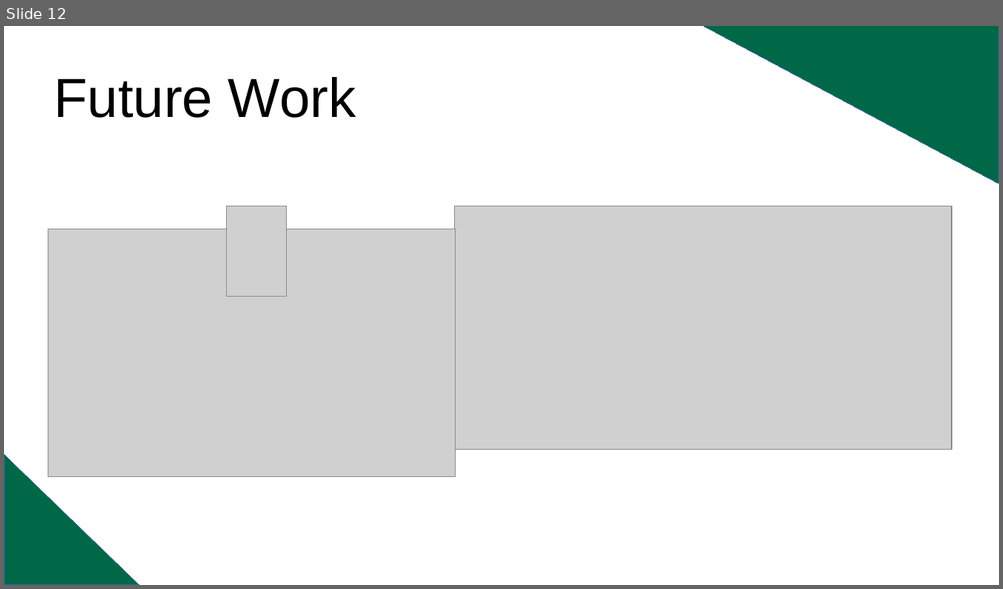
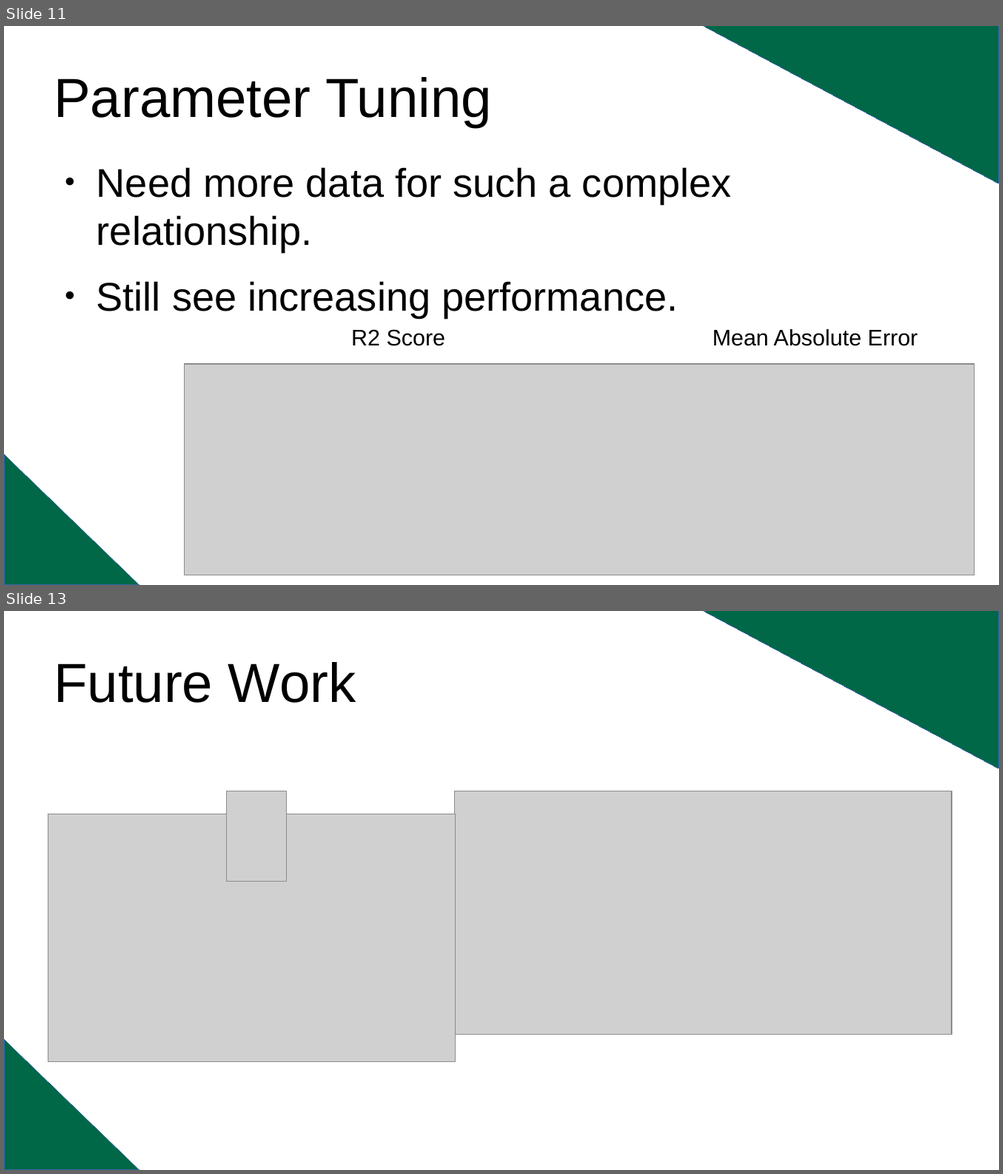
Before and after one commit to arturoAltamirano/arturoAltamirano, a slide deck: finalPresentation_arturoAltamirano.odp. Shown one above the other, each under a label of ours: slide 12 before the commit, slides 11 and 13 after it; the slides between them are not shown. The pictures are 1003x589 and 1003x1174 pixels, drawn with LibreOffice and Linux fonts; fonts in the diff are those of the drawing; grey boxes stand for pictures. Boxes give left, top, right and bottom in pixels: in the first picture for what was removed or moved away, otherwise in the second. Text is boxed around its words. In the diff, an @@ line names an element or a change of style, - is before the commit and + after.

```diff
--- a/finalPresentation_arturoAltamirano.odp
+++ b/finalPresentation_arturoAltamirano.odp
@@ slide 11 added at <box>4,26,999,585</box>, background #FFFFFF @@
@@ right triangle added at <box>703,26,999,184</box>, fill #006747, outline #3465A4 0 pt @@
@@ title added at <box>54,77,492,127</box>, 44 pt, text #000000 @@
+Parameter Tuning
@@ text added at <box>96,167,731,318</box>, 32 pt, text #000000 @@
+● Need more data for such a complex relationship.
+● Still see increasing performance.
@@ text added at <box>351,329,446,346</box>, 18 pt, text #000000 @@
+R2 Score
@@ text added at <box>712,329,918,346</box>, 18 pt, text #000000 @@
+Mean Absolute Error
@@ picture added at <box>185,364,974,576</box> @@
@@ right triangle added at <box>4,454,139,585</box>, fill #006747, outline #3465A4 0 pt @@
@@ what was slide 12 is now slide 13 @@
```
Also in this commit, not shown: 1 slide changed, 2 other files.
